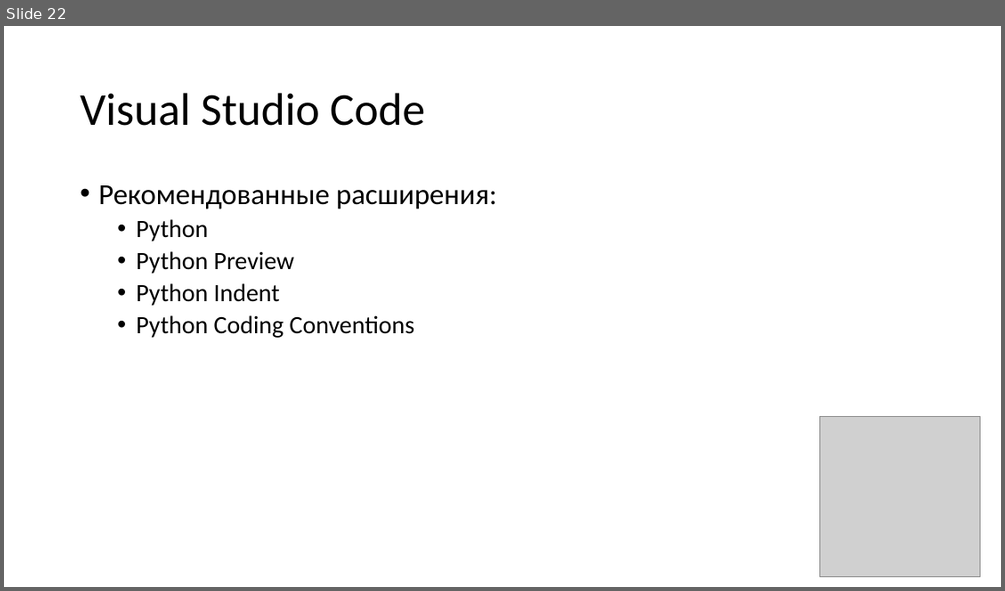
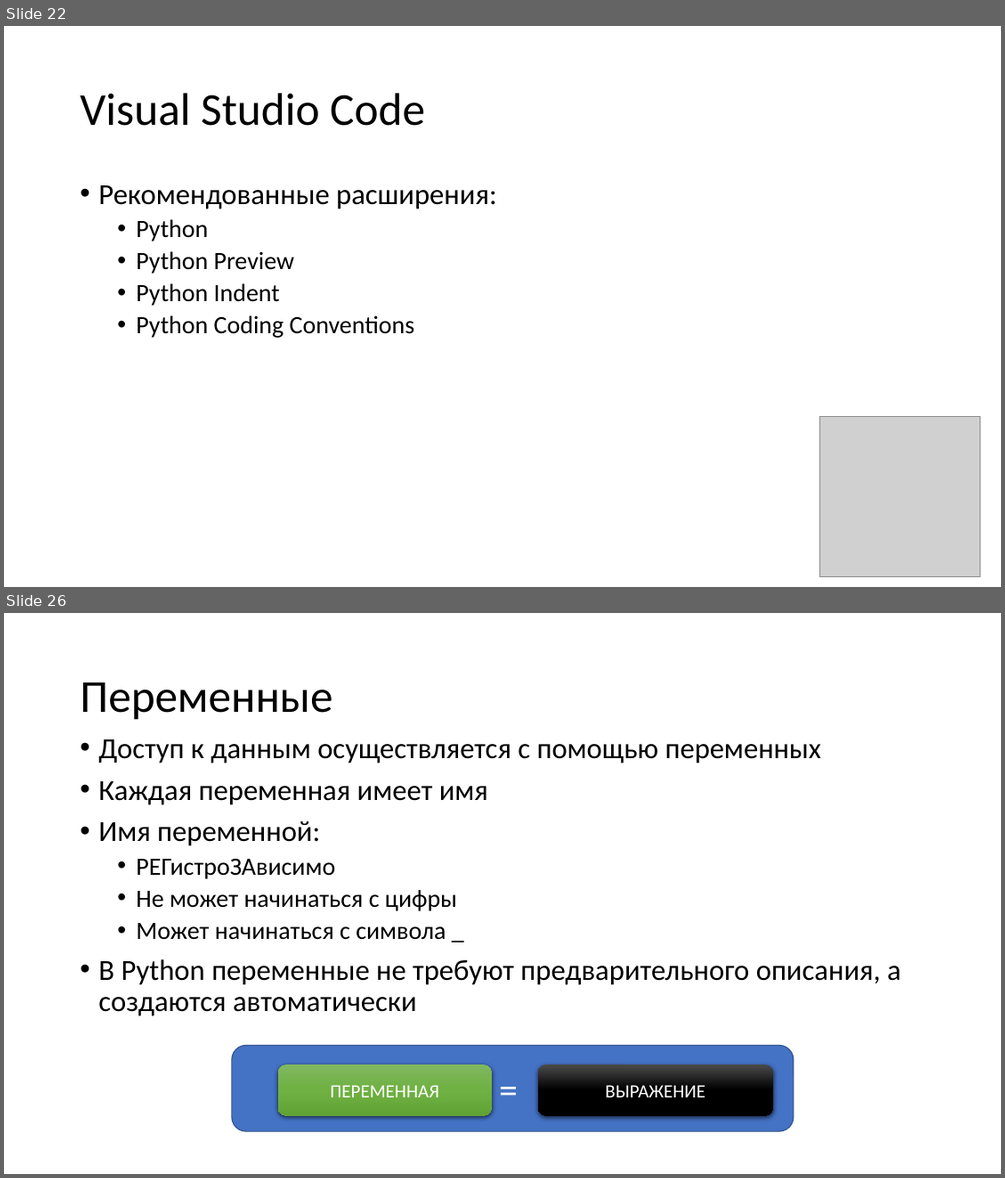
Before and after one commit to paveltsytovich/telegram-course, a slide deck: Presentation/Основы алгоритмизации и программирования.pptx. Shown one above the other, each under a label of ours: slide 22 before the commit, slides 22 and 26 after it; the slides between them are not shown. The pictures are 1005x591 and 1005x1178 pixels, drawn with LibreOffice and Linux fonts; fonts in the diff are those of the drawing; grey boxes stand for pictures. Boxes give left, top, right and bottom in pixels: in the first picture for what was removed or moved away, otherwise in the second. Text is boxed around its words. In the diff, an @@ line names an element or a change of style, - is before the commit and + after.

```diff
--- a/Presentation/Основы алгоритмизации и программирования.pptx
+++ b/Presentation/Основы алгоритмизации и программирования.pptx
@@ slide 26 added at <box>4,613,1001,1174</box>, background #FFFFFF @@
@@ title added at <box>80,682,332,720</box>, 44 pt, text #000000 @@
+Переменные
@@ text added at <box>98,739,901,1016</box>, 28 pt, text #000000 @@
+• Доступ к данным осуществляется с помощью переменных
+• Каждая переменная имеет имя
+• Имя переменной:
+  • РЕГистроЗАвисимо
+  • Не может начинаться с цифры
+  • Может начинаться с символа _
+• В Python переменные не требуют предварительного описания, а создаются автоматически
@@ rounded rectangle added at <box>232,1046,793,1131</box>, fill #4472C4, outline #325491 1 pt, 36 pt, text #FFFFFF @@
+=
@@ rounded rectangle added at <box>278,1064,492,1116</box>, fill gradient #81B861 to #6FB242 to #62A336, 18 pt, text #FFFFFF @@
+ПЕРЕМЕННАЯ
@@ rounded rectangle added at <box>538,1064,774,1116</box>, fill gradient #4B4B4B to #000000, 18 pt, text #FFFFFF @@
+ВЫРАЖЕНИЕ
```
Also in this commit, not shown: 8 other slides added, 4 other files.
